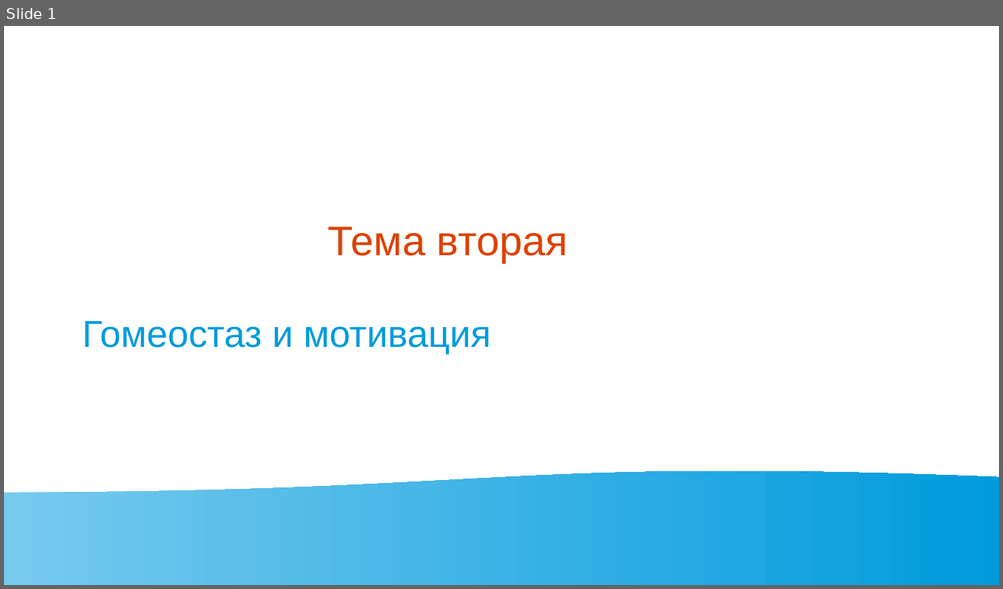
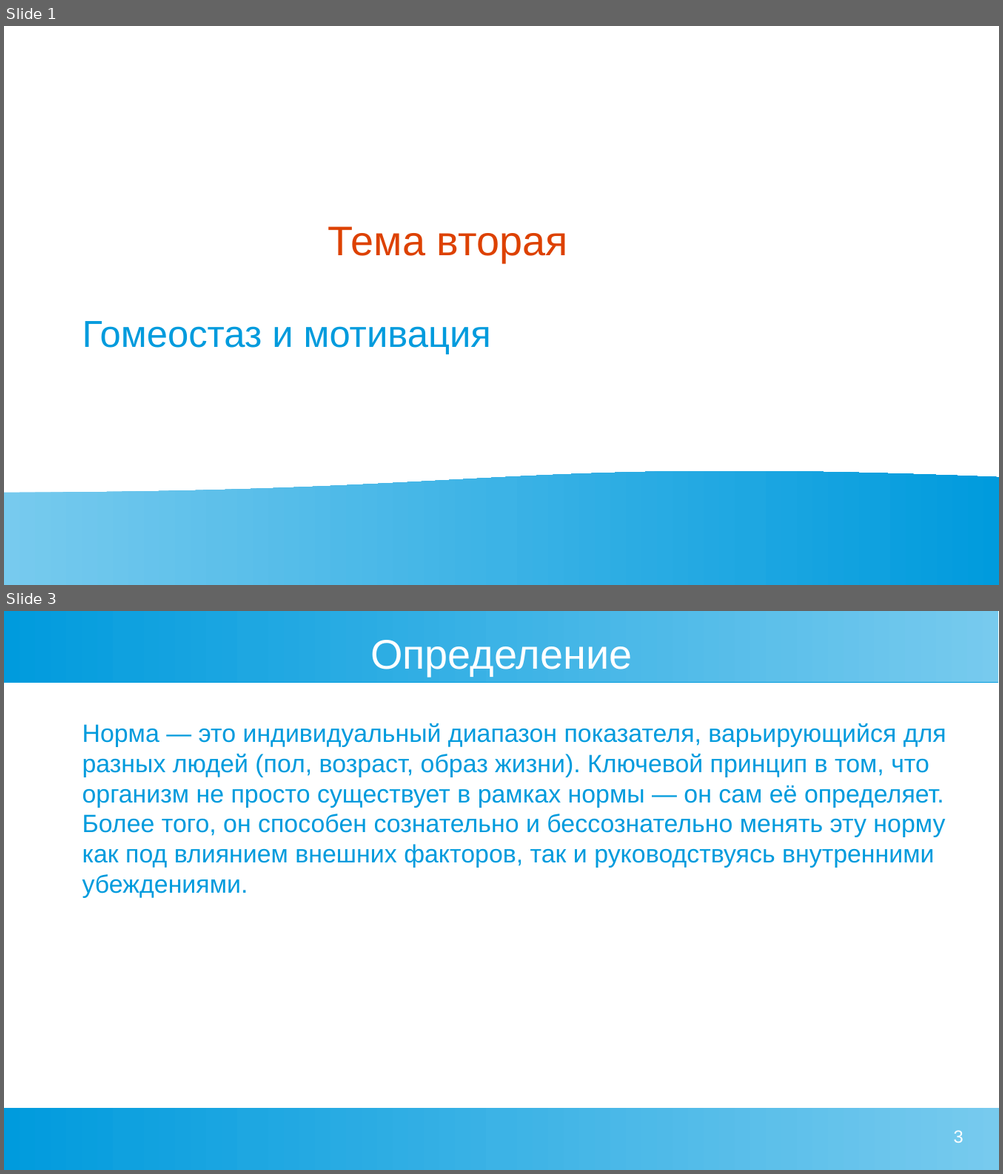
Before and after one commit to Chularev/articles, a slide deck: Psychology/2. гомеостаз и мотивация.odp. Shown one above the other, each under a label of ours: slide 1 before the commit, slides 1 and 3 after it; the slides between them are not shown. The pictures are 1003x589 and 1003x1174 pixels, drawn with LibreOffice and Linux fonts; fonts in the diff are those of the drawing. Boxes give left, top, right and bottom in pixels: in the first picture for what was removed or moved away, otherwise in the second. Text is boxed around its words. In the diff, an @@ line names an element or a change of style, - is before the commit and + after.

```diff
--- a/Psychology/2. гомеостаз и мотивация.odp
+++ b/Psychology/2. гомеостаз и мотивация.odp
@@ slide 3 added at <box>4,611,999,1170</box>, background #FFFFFF @@
@@ rectangle added at <box>4,611,999,682</box>, fill gradient #77CAEE to #75C9EE to #73C9ED to #71C8ED to #6FC7ED to #6EC6ED @@
@@ title added at <box>370,640,632,676</box>, 33 pt, text #FFFFFF @@
+Определение
@@ text added at <box>82,723,946,897</box>, 20 pt, text #009BDD @@
+Норма — это индивидуальный диапазон показателя, варьирующийся для разных людей (пол, возраст, образ жизни). Ключевой принцип в том, что организм не просто существует в рамках нормы — он сам её определяет. Более того, он способен сознательно и бессознательно менять эту норму как под влиянием внешних факторов, так и руководствуясь внутренними убеждениями.
@@ rectangle added at <box>4,1108,999,1170</box>, fill gradient #77CAEE to #75C9EE to #73C9ED to #71C8ED to #6FC7ED to #6EC6ED @@
@@ page number added at <box>953,1130,963,1143</box>, 14 pt, text #FFFFFF @@
+3
```
Also in this commit, not shown: 1 slide changed.
